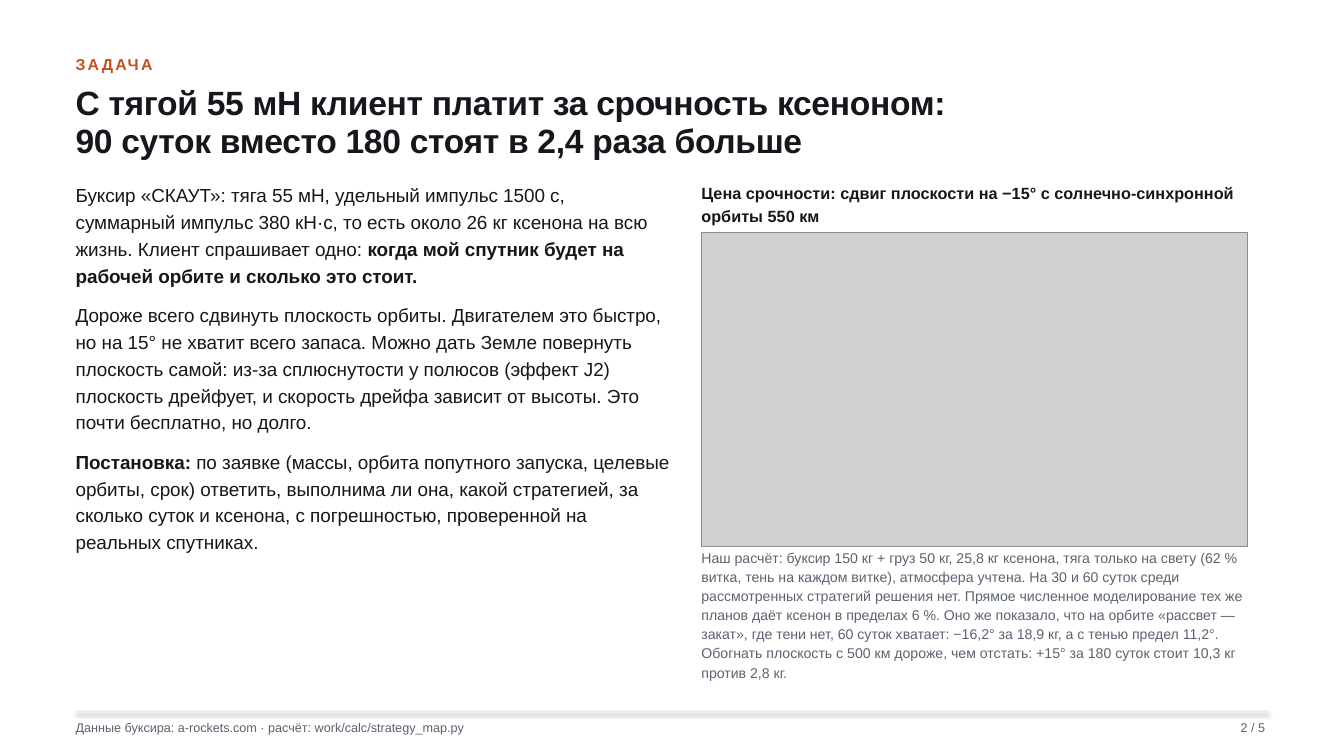
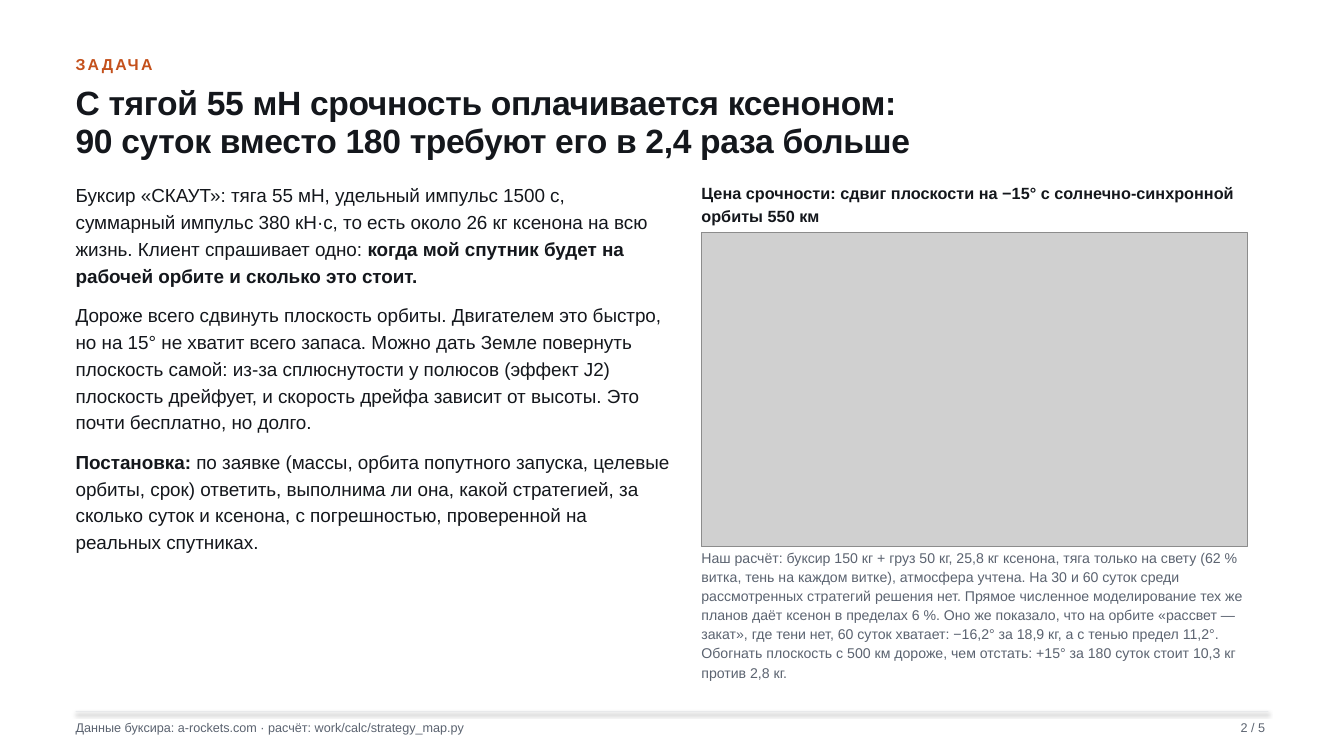
Before and after one commit to andrew-ug/brics-ideathon-2026, a slide deck: slide 2 of out/slides/DREIF_portfolio.pptx. Drawn at 1344x756 pixels with LibreOffice and Linux fonts; fonts in the diff are those of the drawing; grey boxes stand for pictures. Boxes give left, top, right and bottom in pixels: in the first picture for what was removed or moved away, otherwise in the second. Text is boxed around its words. In the diff, an @@ line names an element or a change of style, - is before the commit and + after.

Commit message:
README коротко, PPTX-версия слайдов, точные формулировки на слайдах 2, 3 и 5

```diff
--- a/out/slides/DREIF_portfolio.pptx
+++ b/out/slides/DREIF_portfolio.pptx
@@ text at (76, 90, 911, 160): text changed @@
-С тягой 55 мН клиент платит за срочность ксеноном:
-90 суток вместо 180 стоят в 2,4 раза больше
+С тягой 55 мН срочность оплачивается ксеноном:
+90 суток вместо 180 требуют его в 2,4 раза больше
```
Also in this commit, not shown: 3 other slides changed, 7 other files.
